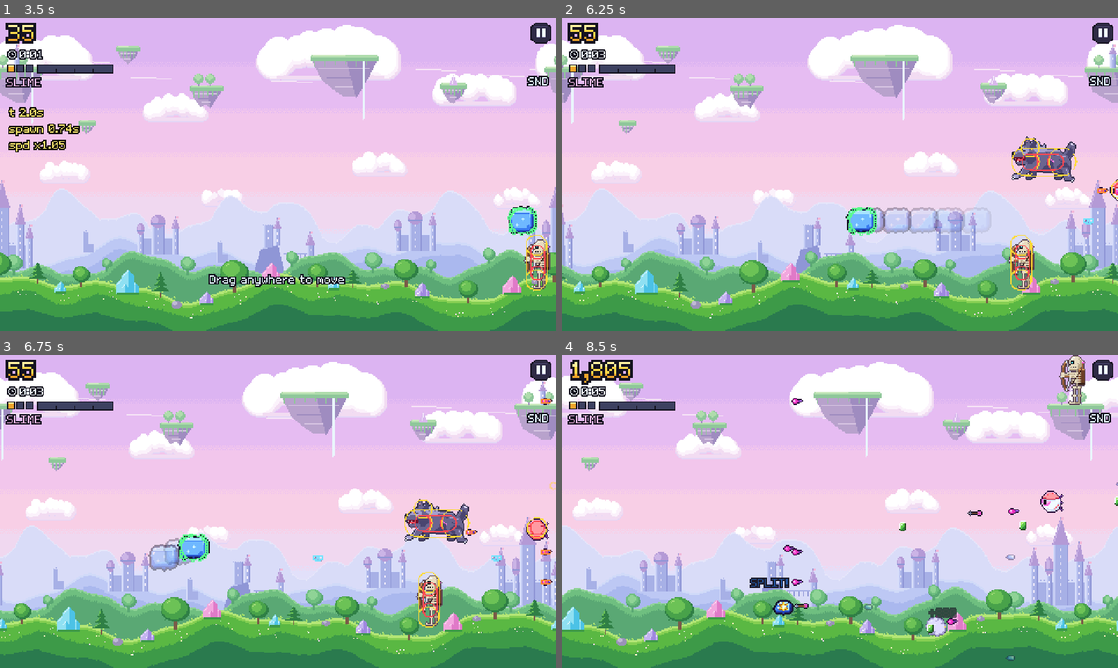
Above: before the commit, frames 1-4 (two rows, left to right).
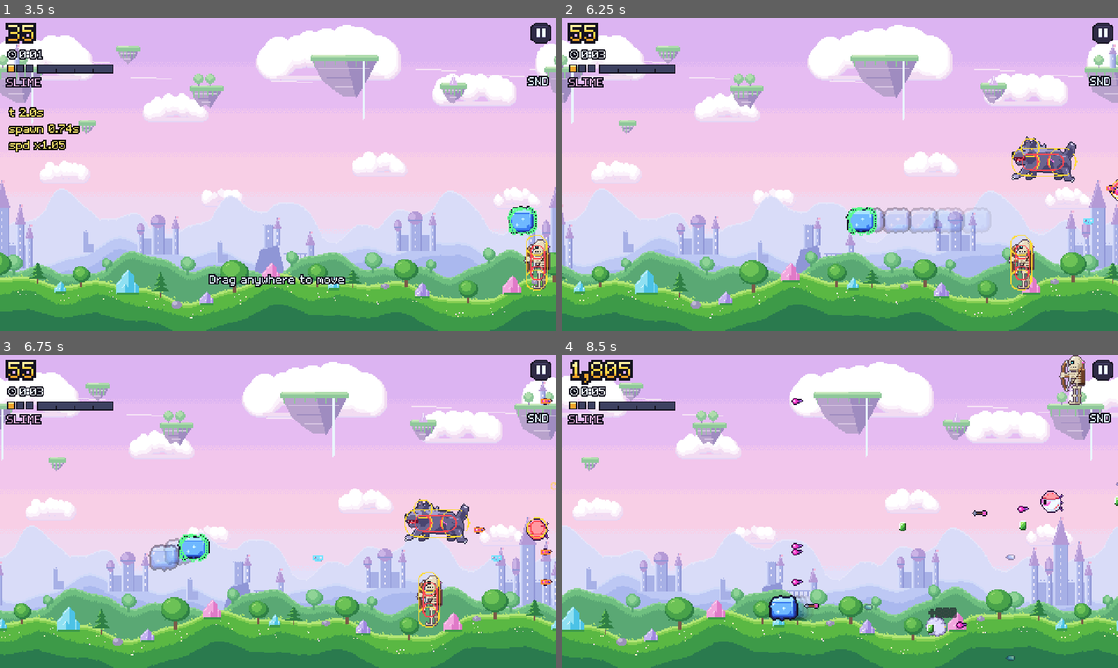
Above: after the commit, the same moments.

Repository: thongdo05/reincarnated-as-what
Game: Godot game, scene res://scenes/main.tscn
The game is run twice, just before and just after one commit, with the same random seed, the same clock (stepped at 60 frames per second) and the same inputs.
Inputs (mouse positions are in pixels of both pictures, inside the frame that each line leads up to):
- Up to frame 1 (3.5 s): click "SND" at 0.5 s; click "OFF" at 1.25 s; tap Enter at 2 s; move the mouse to (400, 158) at 2.02 s; hold D 2.03-2.75 s; tap H at 2.1 s; click (400, 158) at 2.17 s; tap Space at 2.27, 2.57 s; drag from (166, 190) to (250, 237) at 2.77 s
- Up to frame 2 (6.25 s): move the mouse to (895, 105) at 3.52 s; hold D 3.53-4.25 s; tap P at 3.6 s; tap Space at 4.25, 6.02 s; drag from (812, 237) to (673, 127) at 4.27 s; click (1090, 49) at 5 s; move the mouse to (1006, 221) at 5.77 s; hold A from 5.78 s (still down); tap E at 5.85 s
- Up to frame 3 (6.75 s): tap Space at 6.32 s; release A at 6.5 s; drag from (111, 464) to (194, 433) at 6.52 s
- Up to frame 4 (8.5 s): move the mouse to (867, 511) at 7.27 s; hold S 7.28-8 s; tap H at 7.35 s; click (867, 511) at 7.42 s; drag from (756, 433) to (728, 527) at 8.02 s

Frame 1 is identical in both runs. In frame 2, less than 0.1% of the frame differs, in the area x 96-100%, y 53-57%; in frame 3, less than 0.1%; in frame 4, 0.9%, in the area x 33-84%, y 48-88%.

Commit message:
Lock shot telegraphs and tune gem gates to the bot bands.
Aimed shots now leave from the point the telegraph showed, and one
gem opens rank 2 while rank 3 stays a long-run event. Hop and flappy
keep their own gates.

Co-authored-by: thongdo05 <thongdo05@users.noreply.github.com>

Diff:
--- a/scripts/difficulty.gd
+++ b/scripts/difficulty.gd
@@ -71,18 +71,18 @@
 const RANK2_KILL_KEEP := 0.40
 const RANK2_CHAIN_WEIGHT := 0.45
 
-## Gem points, not kill score. Two gems reach rank 2. Seven reach rank 3.
+## Gem points, not kill score. One gem reaches rank 2. Nine reach rank 3.
 ## Both stay above the flappy rank-2 gate (640).
-const GATE_RANK2 := 900
-const GATE_RANK3 := 9000
-const GEM_EVO := 450
+const GATE_RANK2 := 720
+const GATE_RANK3 := 6480
+const GEM_EVO := 720
 const GEM_SCORE := 40
 const GEM_CHANCE := 0.8
 const GEM_LIFE := 3.05
 const GEM_DRIFT := 36.0
 
 ## Goblin loot trait. Applied only in the default game.
-const GOBLIN_MAGNET := 26.0
+const GOBLIN_MAGNET := 40.0
 const GOBLIN_MAGNET_SPEED := 90.0
 
 const POWER_CHANCE := 0.065
--- a/scripts/enemy_actor.gd
+++ b/scripts/enemy_actor.gd
@@ -191,10 +191,12 @@
 	if windup <= 0.02:
 		fired.append(_bolt(bolt_velocity, offset, sprite))
 		return
+	# Lock the muzzle in world space. The body can keep moving; the shot
+	# still leaves from the point the telegraph showed.
 	telegraphs.append({
 		"left": windup,
 		"velocity": bolt_velocity,
-		"offset": offset,
+		"pos": position + offset,
 		"sprite": sprite,
 	})
 
@@ -205,7 +207,8 @@
 	for item in telegraphs:
 		var left := float(item["left"]) - delta
 		if left <= 0.0:
-			fired.append(_bolt(item["velocity"], item["offset"], str(item["sprite"])))
+			var world: Vector2 = item["pos"]
+			fired.append(_bolt(item["velocity"], world - position, str(item["sprite"])))
 		else:
 			item["left"] = left
 			still.append(item)
@@ -272,7 +275,7 @@
 	var pulse := 0.45 + 0.45 * absf(sin(age * 28.0))
 	var ink := Color(1.0, 0.82, 0.35, pulse)
 	for item in telegraphs:
-		var origin: Vector2 = item["offset"]
+		var origin: Vector2 = item["pos"] - position
 		var vel: Vector2 = item["velocity"]
 		if vel.length_squared() < 1.0:
 			continue
--- a/tests/dodge_bot.gd
+++ b/tests/dodge_bot.gd
@@ -218,7 +218,7 @@
 	return best_y
 
 ## Expert thumb on the 480x270 field. A full-height correction takes about a quarter second.
-const TOUCH_SPEED := 820.0
+const TOUCH_SPEED := 960.0
 const LOOKAHEAD := 0.95
 
 func _strong_steer(game, ship: PlayerShip) -> void:
@@ -245,9 +245,10 @@
 		var clamped := _clamp_point(target, bounds, radius)
 		var safety := _path_clearance(origin, clamped, radius, threats)
 		# Any spot that stays clear beats a hit. Among clear spots, step toward gems.
-		var score := safety
-		if safety > 15.0:
-			score = 800.0 + safety + _pickup_pull(origin, clamped, game) * 2.2
+		# A clearly safer lane beats a gem. Gems only matter when the lanes are close.
+		var score := safety * 4.0
+		if safety > 18.0:
+			score += _pickup_pull(origin, clamped, game)
 		if score > best_score:
 			best_score = score
 			best_target = clamped
@@ -278,11 +279,10 @@
 			"pad": enemy.radius,
 		})
 		for item in enemy.telegraphs:
-			var delay := float(item["left"])
 			rows.append({
-				"pos": enemy.position + item["offset"] + enemy.move_velocity * delay,
+				"pos": item["pos"],
 				"vel": item["velocity"],
-				"delay": delay,
+				"delay": float(item["left"]),
 				"pad": 4.0,
 			})
 	for item in game.pattern_shots:
Not shown, added: tests/power_preview.gd.uid
Not shown, added: tests/stress_frame.gd.uid
